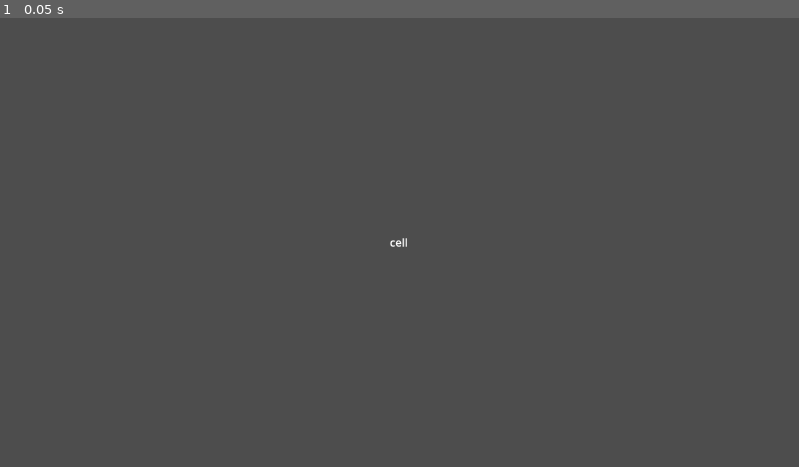
Above: before the commit, frame 1.
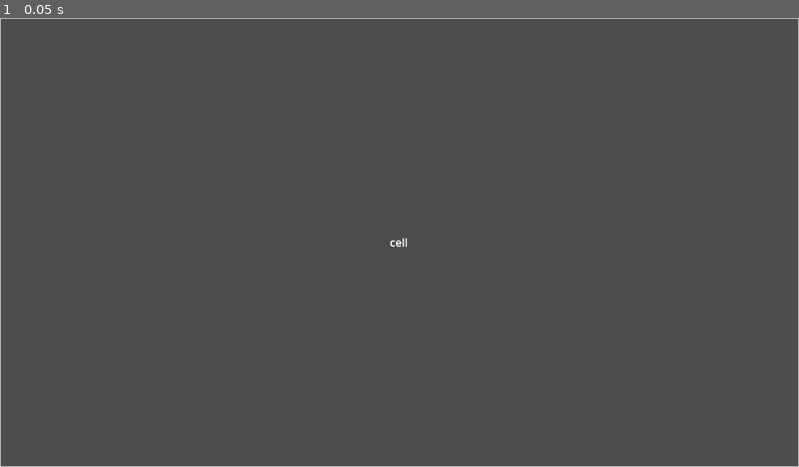
Above: after the commit, the same moment.

Repository: Pslude/world
Game: Godot game, scene res://table_cell.tscn
The game is run twice, just before and just after one commit, with the same random seed, the same clock (stepped at 60 frames per second) and the same inputs. This scene is started directly instead of the project's main scene.
Inputs:
- Up to frame 1 (0.05 s): no input

The runs differ from the first frame. In frame 1, 0.7% of the frame differs, in the area x 0-100%, y 0-100%.

Commit message:
Work on server list

Diff:
--- a/join_menu.gd
+++ b/join_menu.gd
@@ -4,6 +4,7 @@
 func _ready() -> void:
 	print("JOIN MENU is _ready()")
 
+	$MarginContainer/VBoxContainer/StatusRichTextLabel.text = 'Finding servers...'
 	var http_request = HTTPRequest.new()
 	add_child(http_request)
 	http_request.request_completed.connect(self._http_request_completed)
@@ -14,9 +15,10 @@
 		push_error("An error occurred in the HTTP request.")
 
 func update_server_list(servers):
-	print(servers)
-	$MarginContainer/VBoxContainer/Table.data = servers
-	$MarginContainer/VBoxContainer/Table.Render()
+	# print(servers)
+	$MarginContainer/VBoxContainer/ServerListPanel/ServerListTable.data = servers
+	$MarginContainer/VBoxContainer/ServerListPanel/ServerListTable.Render()
+	# @ref https://youtu.be/kM329STAi80?t=622
 
 # Called when the HTTP request is completed.
 func _http_request_completed(_result, response_code, _headers, body):
@@ -42,6 +44,9 @@
 		OS.alert("Server response does not contain 'results' in JSON data.", "Server Error")
 		get_tree().change_scene_to_file("res://main_menu.tscn")
 
+	$MarginContainer/VBoxContainer/StatusRichTextLabel.text = \
+	  ("%d server found." if body_data["count"] == 1 else "%d servers found.") \
+	 % body_data["count"]
 	update_server_list(body_data["results"])
 
 
--- a/join_menu.tscn
+++ b/join_menu.tscn
@@ -2,7 +2,7 @@
 
 [ext_resource type="PackedScene" uid="uid://bk5bftmijlegf" path="res://sub_menu.tscn" id="1_vlpor"]
 [ext_resource type="Script" path="res://join_menu.gd" id="2_cimhc"]
-[ext_resource type="PackedScene" uid="uid://bgi200qvhpseo" path="res://table.tscn" id="3_xrwjd"]
+[ext_resource type="PackedScene" uid="uid://b1dcfbgnqgpus" path="res://server_list_table.tscn" id="3_rfyju"]
 
 [node name="JoinMenu" instance=ExtResource("1_vlpor")]
 script = ExtResource("2_cimhc")
@@ -12,5 +12,9 @@
 text = "Init..."
 fit_content = true
 
-[node name="Table" parent="MarginContainer/VBoxContainer" index="2" instance=ExtResource("3_xrwjd")]
+[node name="ServerListPanel" type="Panel" parent="MarginContainer/VBoxContainer" index="2"]
 layout_mode = 2
+size_flags_vertical = 3
+
+[node name="ServerListTable" parent="MarginContainer/VBoxContainer/ServerListPanel" index="0" instance=ExtResource("3_rfyju")]
+layout_mode = 1
--- a/options.gd
+++ b/options.gd
@@ -13,11 +13,10 @@
 	# If the file didn't load, ignore it.
 	if config_load_err != OK:
 		print("Error loading config file ", CONFIG_FILE_PATH, " error=", config_load_err)
-		return
-
-	# Apply options from loaded config file.
-	if config.get_value("video", "fullscreen"):
-		DisplayServer.window_set_mode(DisplayServer.WINDOW_MODE_FULLSCREEN)
+	else:
+		# Apply options from loaded config file.
+		if config.get_value("video", "fullscreen"):
+			DisplayServer.window_set_mode(DisplayServer.WINDOW_MODE_FULLSCREEN)
 
 
 # Called every frame. 'delta' is the elapsed time since the previous frame.
--- /dev/null
+++ b/server_list_table.gd
@@ -0,0 +1,19 @@
+extends "res://table.gd"
+
+#func Render():
+	#for row_data in data:
+		#var row = TableRow.instantiate()
+		#$Rows.add_child(row)
+		#
+		#var cell = TableCell.instantiate()
+		#cell.text = str(row_data['name'])
+		#row.add_child(cell)
+		#
+		#var cell2 = TableCell.instantiate()
+		#cell2.text = '<button>join'
+		#row.add_child(cell2)
+		#
+		##for key in row_data:
+			##var cell = TableCell.instantiate()
+			##cell.text = str(row_data[key])
+			##row.add_child(cell)
--- /dev/null
+++ b/server_list_table.tscn
@@ -0,0 +1,7 @@
+[gd_scene load_steps=3 format=3 uid="uid://b1dcfbgnqgpus"]
+
+[ext_resource type="PackedScene" uid="uid://bgi200qvhpseo" path="res://table.tscn" id="1_lgt52"]
+[ext_resource type="Script" path="res://server_list_table.gd" id="2_gjw5m"]
+
+[node name="ServerListTable" instance=ExtResource("1_lgt52")]
+script = ExtResource("2_gjw5m")
--- a/table.gd
+++ b/table.gd
@@ -2,14 +2,47 @@
 
 @onready var TableRow = preload('res://table_row.tscn')
 @onready var TableCell = preload('res://table_cell.tscn')
+@onready var TableHeaderCell = preload('res://table_header_cell.tscn')
 
 @export var data: Array
 
 func Render():
-	for row_data in data:
-		var row = TableRow.instantiate()
-		$Rows.add_child(row)
-		for key in row_data:
-			var cell = TableCell.instantiate()
-			cell.text = str(row_data[key])
-			row.add_child(cell)
+	if data:
+		var column_headers = [
+			'Server Name',
+			'Ping',
+			'Location',
+			'Region',
+			'Status',
+			'Country',
+		]
+		var column_keys = [
+			'name',
+			'last_ping_latency',
+			'location',
+			'region',
+			'status',
+			'country',
+		]
+		# print(data[0].keys())
+		# ["url", "id", "name", "location", "region", "country", "host_name", "port", "ipv4", "ipv6", "status", "last_ping", "last_ping_latency"]
+		var cols_row = TableRow.instantiate()
+		for col in column_headers:
+			var cell = TableHeaderCell.instantiate()
+			cell.text = col
+			cols_row.add_child(cell)
+		$Rows.add_child(cols_row)
+
+		for row_data in data:
+			var row = TableRow.instantiate()
+			$Rows.add_child(row)
+
+			#for key in row_data:
+				#var cell = TableCell.instantiate()
+				#cell.text = str(row_data[key])
+				#row.add_child(cell)
+
+			for col_key in column_keys:
+				var cell = TableCell.instantiate()
+				cell.text = str(row_data[col_key])
+				row.add_child(cell)
--- a/table_cell.tscn
+++ b/table_cell.tscn
@@ -1,4 +1,11 @@
-[gd_scene format=3 uid="uid://bi67yc0ooxn0q"]
+[gd_scene load_steps=2 format=3 uid="uid://bi67yc0ooxn0q"]
+
+[sub_resource type="StyleBoxFlat" id="StyleBoxFlat_e3evd"]
+draw_center = false
+border_width_left = 1
+border_width_top = 1
+border_width_right = 1
+border_width_bottom = 1
 
 [node name="TableCell" type="Label"]
 anchors_preset = 15
@@ -8,6 +15,7 @@
 grow_vertical = 2
 size_flags_horizontal = 3
 size_flags_vertical = 3
+theme_override_styles/normal = SubResource("StyleBoxFlat_e3evd")
 text = "cell"
 horizontal_alignment = 1
 vertical_alignment = 1
--- /dev/null
+++ b/table_header_cell.tscn
@@ -0,0 +1,16 @@
+[gd_scene load_steps=2 format=3 uid="uid://dhovgrx0vsel2"]
+
+[sub_resource type="StyleBoxFlat" id="StyleBoxFlat_g5lby"]
+bg_color = Color(0.6, 0.6, 0.6, 0.392157)
+border_width_left = 1
+border_width_top = 1
+border_width_right = 1
+border_width_bottom = 4
+
+[node name="TableHeaderCell" type="Button"]
+offset_right = 8.0
+offset_bottom = 8.0
+size_flags_horizontal = 3
+size_flags_vertical = 3
+theme_override_styles/normal = SubResource("StyleBoxFlat_g5lby")
+text = "header"
--- a/table_row.tscn
+++ b/table_row.tscn
@@ -8,3 +8,4 @@
 grow_vertical = 2
 size_flags_horizontal = 3
 size_flags_vertical = 3
+theme_override_constants/separation = 0
